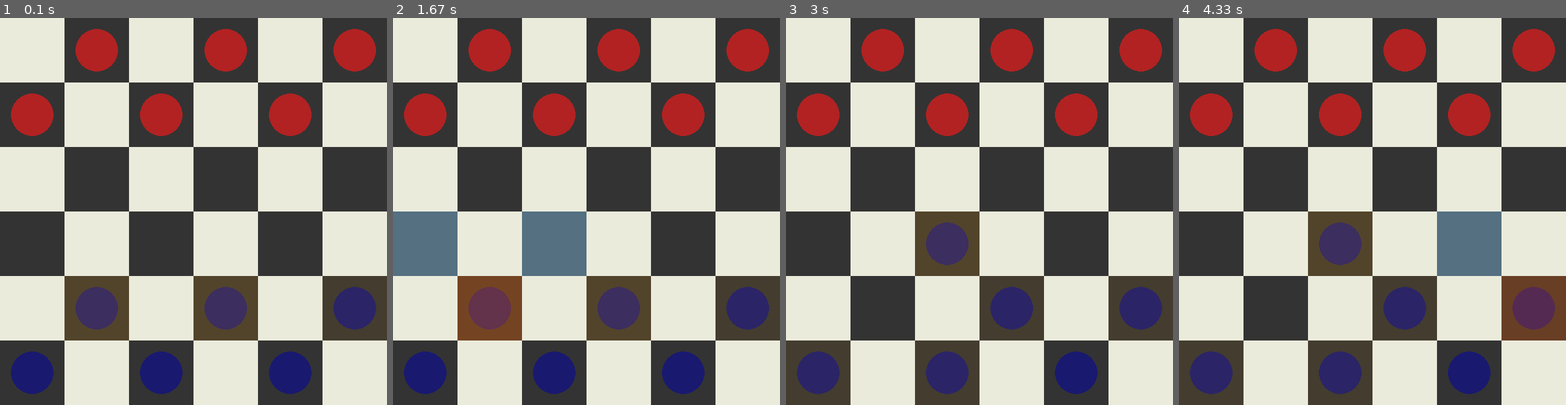
Above: before the commit, frames 1-4 (left to right).
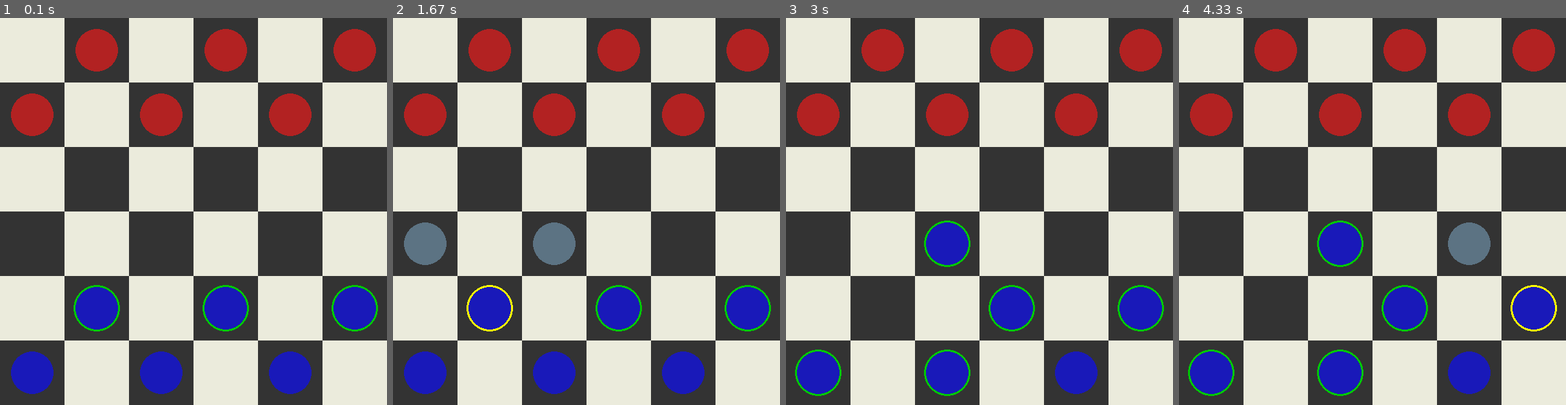
Above: after the commit, the same moments.

Repository: kibria30/minicheckers_pygame
Game: pygame game, started from main.py
Same seed, same stepped clock (60 frames per second), same inputs: the game is played once before the commit and once after it.
Inputs (mouse positions are in pixels of both pictures, inside the frame that each line leads up to):
- Up to frame 1 (0.1 s): no input
- Up to frame 2 (1.67 s): click (625, 296) at 0.88 s; click (466, 304) at 1.22 s
- Up to frame 3 (3 s): click (979, 257) at 2.38 s
- Up to frame 4 (4.33 s): click (1507, 312) at 3.05 s

The runs differ from the first frame. In frame 1, 9.5% of the frame differs, in the area x 2-98%, y 66-98%; in frame 2, 13%, in the area x 0-98%, y 50-98%; in frame 3, 8.2%; in frame 4, 12%.

Commit message:
everything is ok untill compueterPlay()

Diff:
--- a/main.py
+++ b/main.py
@@ -7,13 +7,13 @@
 ROWS, COLS = 6,6
 SQUARE_SIZE = WIDTH/COLS
 
-WHITE = Color(235, 235, 220)
+WHITE = (235, 235, 220)
 BLACK = (51, 51, 51)
 RED = (178, 34, 34)
-BLUE = (25, 25, 112)
-MOVABLE_PIECE = Color(255, 165, 0, 20)
-SELECTED_PIECE = Color(255, 69, 0, 50)  # Orange red with 50 alpha
-VALID_MOVE = Color(135, 206, 250, 100)   # Light sky blue with 100 alpha
+BLUE = (25, 25, 185)
+MOVABLE_PIECE = (0, 200, 0, 100)
+SELECTED_PIECE = (255, 255, 0, 50)
+VALID_MOVE = Color(155, 215, 255, 100)
 
 
 EMPTY = 0
@@ -62,27 +62,26 @@
 #     pygame.draw.polygon(screen, (0, 255, 0), [[15, 75], [25,50], [35,62], [45, 37], [55,62], [65, 50], [75, 75]])
 
 def draw_highlights():
-    # Create a surface for movable pieces highlight
-    movable_highlight = pygame.Surface((SQUARE_SIZE, SQUARE_SIZE), pygame.SRCALPHA)
-    movable_highlight.fill(MOVABLE_PIECE)
+    # Draw movable pieces highlight (hollow circle)
+    for (row, col) in movable_pieces:
+        x = col * SQUARE_SIZE + SQUARE_SIZE // 2
+        y = row * SQUARE_SIZE + SQUARE_SIZE // 2
+        radius = SQUARE_SIZE // 3 + 3
+        pygame.draw.circle(screen, MOVABLE_PIECE, (x, y), radius, width=3)  # Hollow circle
 
-    # Draw movable pieces highlight
-    for (row, col) in movable_pieces:
-        screen.blit(movable_highlight, (col * SQUARE_SIZE, row * SQUARE_SIZE))
-
-    # Draw selected piece highlight
+    # Draw selected piece highlight (hollow circle)
     if selected_piece:
         row, col = selected_piece
-        selected_highlight = pygame.Surface((SQUARE_SIZE, SQUARE_SIZE), pygame.SRCALPHA)
-        selected_highlight.fill(SELECTED_PIECE)
-        screen.blit(selected_highlight, (col * SQUARE_SIZE, row * SQUARE_SIZE))
+        x = col * SQUARE_SIZE + SQUARE_SIZE // 2
+        y = row * SQUARE_SIZE + SQUARE_SIZE // 2
+        radius = SQUARE_SIZE // 3 + 3
+        pygame.draw.circle(screen, SELECTED_PIECE, (x, y), radius, width=3)  # Hollow circle
 
-    # Draw valid moves highlight
     for (row, col) in valid_move:
-        valid_highlight = pygame.Surface((SQUARE_SIZE, SQUARE_SIZE), pygame.SRCALPHA)
-        valid_highlight.fill(VALID_MOVE)
-        screen.blit(valid_highlight, (col * SQUARE_SIZE, row * SQUARE_SIZE))
-
+        radius = SQUARE_SIZE // 3  # Smaller than a piece
+        valid_move_surface = pygame.Surface((SQUARE_SIZE, SQUARE_SIZE), pygame.SRCALPHA)
+        pygame.draw.circle(valid_move_surface, VALID_MOVE, (SQUARE_SIZE//2, SQUARE_SIZE//2), radius)
+        screen.blit(valid_move_surface, (col * SQUARE_SIZE, row * SQUARE_SIZE))
 
 def get_row_col_from_mouse(pos):
     x ,y = pos
@@ -91,15 +90,17 @@
 def get_movable_pieces():
     global movable_pieces
     movable_pieces = []
+    movable_pieces_set = set()
     for row in range(ROWS):
         for col in range(COLS):
             piece = board[row][col]
             if piece == PLAYER_PIECE:
                 if row > 0:
                     if col > 0 and board[row - 1][col - 1] == EMPTY:
-                        movable_pieces.append((row, col))
+                        movable_pieces_set.add((row, col))
                     if col < COLS - 1 and board[row - 1][col + 1] == EMPTY:
-                        movable_pieces.append((row, col))
+                        movable_pieces_set.add((row, col))
+    movable_pieces = list(movable_pieces_set)
 
 
 def computerPlay():
